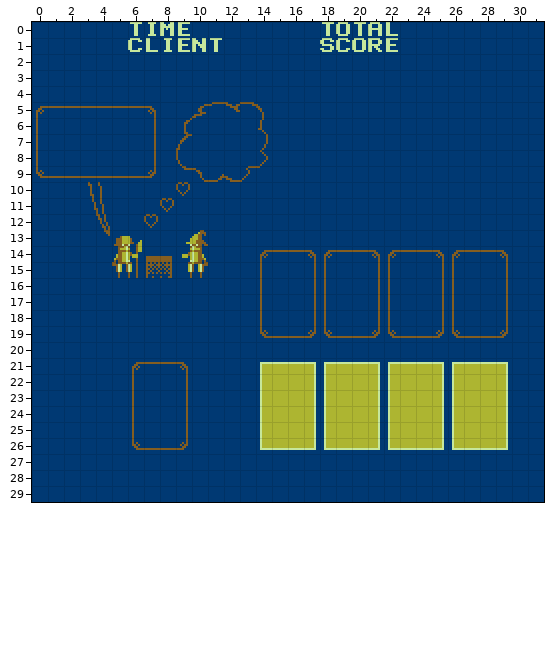
An edit to a level. Tiled map, assets/maps/gamescene.tmx. That is the earlier state.
Cells are 8x8 px. Shown: x 0..31, y 0..29.
New version:
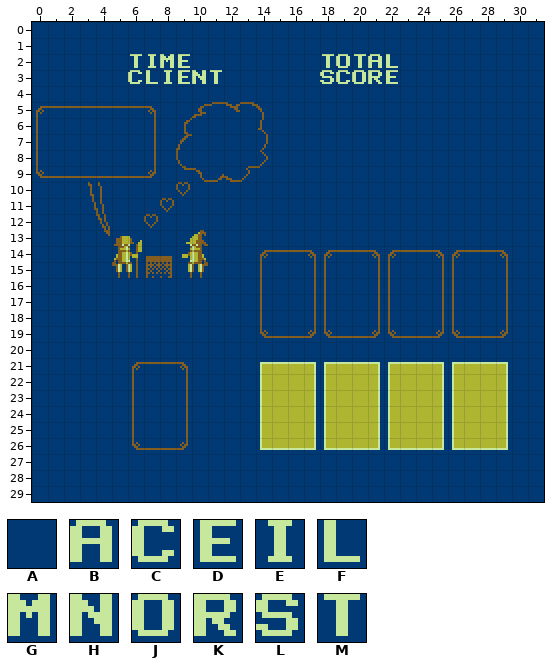
Key: from "chr001": A 0, B 65, C 67, D 69, E 73, F 76, G 77, H 78, J 79, K 82, L 83, M 84.
_ is an empty cell.
Edits made:
Layer "game":
The edit turns tile B into tile A in row 0 at x 21.
The edit turns tile C into tile A in row 1 at x 6 and 19.
The edit turns tile D into tile A in row 0 at x 9; in row 1 at x 9 and 22.
The edit turns tile E into tile A in row 0 at x 7; in row 1 at x 8.
The edit turns tile F into tile A in row 0 at x 22; in row 1 at x 7.
The edit turns tile G into tile A in row 0 at x 8.
The edit turns tile H into tile A in row 1 at x 10.
The edit turns tile J into tile A in row 0 at x 19; in row 1 at x 20.
The edit turns tile K into tile A in row 1 at x 21.
The edit turns tile L into tile A in row 1 at x 18.
The edit turns tile M into tile A in row 0 at x 6, 18 and 20; in row 1 at x 11.
The edit turns tile A into tile B in row 2 at x 21.
The edit turns tile A into tile C in row 3 at x 6 and 19.
The edit turns tile A into tile D in row 2 at x 9; in row 3 at x 9 and 22.
The edit turns tile A into tile E in row 2 at x 7; in row 3 at x 8.
The edit turns tile A into tile F in row 2 at x 22; in row 3 at x 7.
The edit turns tile A into tile G in row 2 at x 8.
The edit turns tile A into tile H in row 3 at x 10.
The edit turns tile A into tile J in row 2 at x 19; in row 3 at x 20.
The edit turns tile A into tile K in row 3 at x 21.
The edit turns tile A into tile L in row 3 at x 18.
The edit turns tile A into tile M in row 2 at x 6, 18 and 20; in row 3 at x 11.
